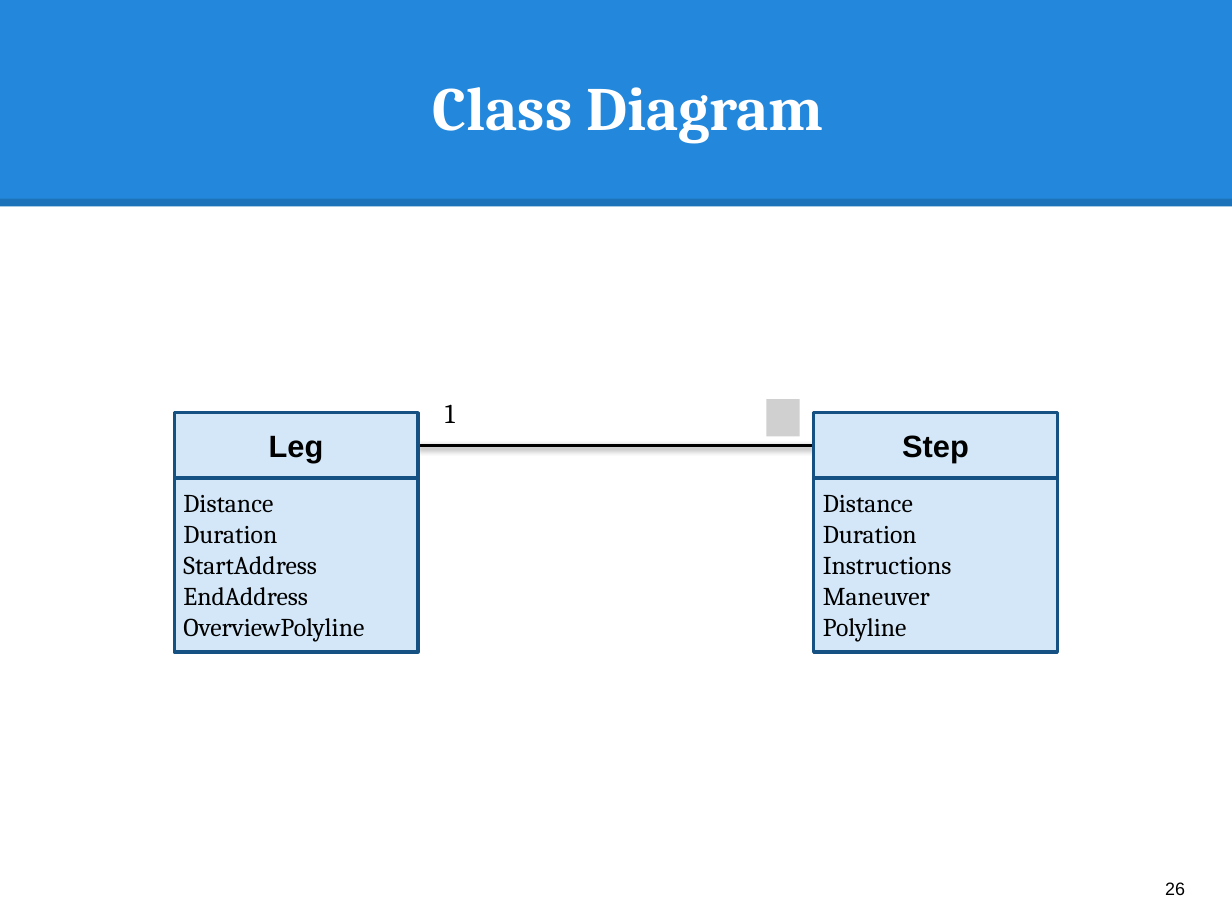
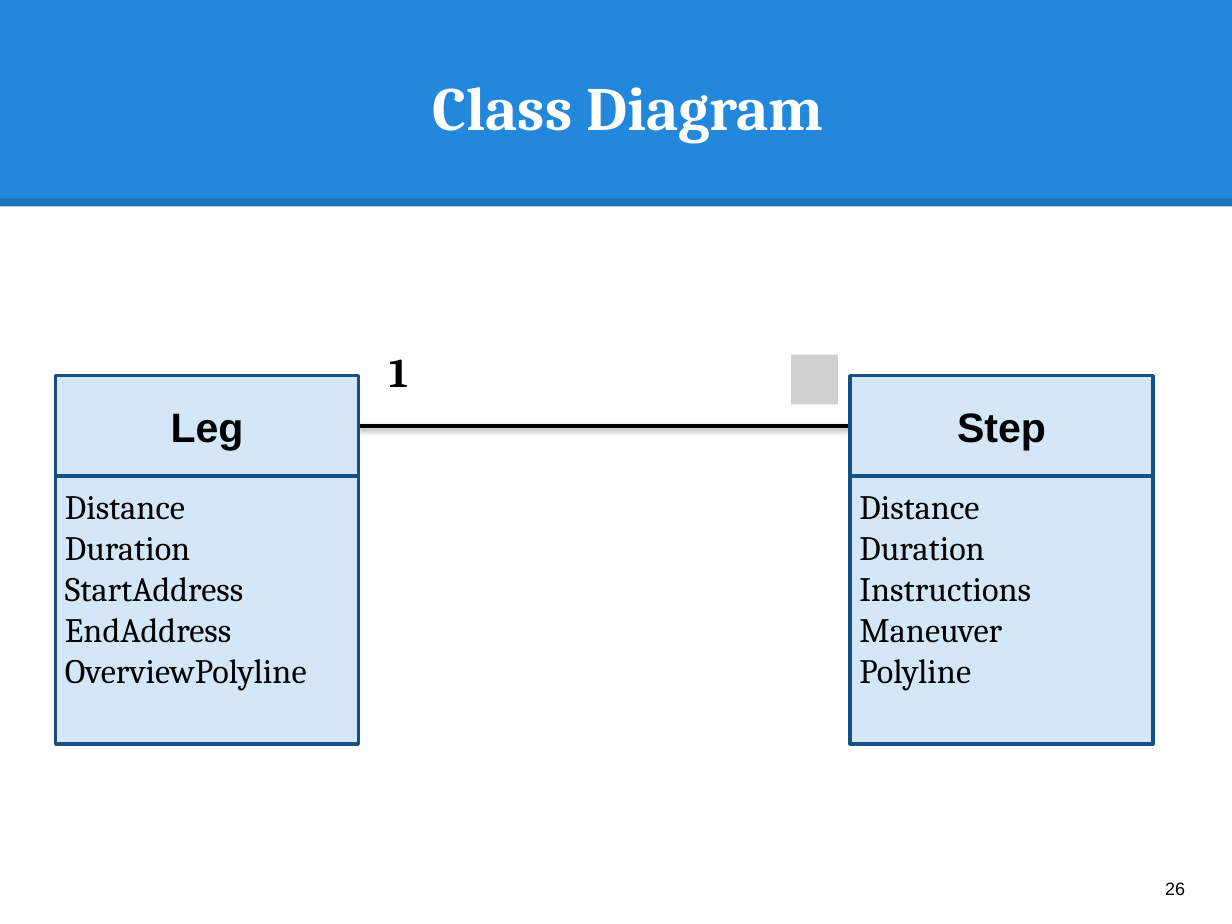
Before and after one commit to hqt/street-router, a slide deck: slide 26 of Document/presentation/search_motorbike.pptx. Drawn at 1232x924 pixels with LibreOffice and Linux fonts; fonts in the diff are those of the drawing; grey boxes stand for pictures. Boxes give left, top, right and bottom in pixels: in the first picture for what was removed or moved away, otherwise in the second. Text is boxed around its words. In the diff, an @@ line names an element or a change of style, - is before the commit and + after.

```diff
--- a/Document/presentation/search_motorbike.pptx
+++ b/Document/presentation/search_motorbike.pptx
@@ text "1": place and size @@
-text "1" at bbox=[445, 404, 455, 423]
+text "1" at bbox=[389, 359, 408, 387]
@@ text "1" at bbox=[389, 359, 408, 387]: size 16 to 24 pt, bold on @@
@@ picture added at bbox=[791, 355, 838, 404] @@
@@ rectangle "Leg" at bbox=[55, 376, 359, 476]: size 18 to 24 pt @@
@@ rectangle "Leg": place and size @@
-rectangle "Leg" at bbox=[174, 413, 418, 478]
+rectangle "Leg" at bbox=[55, 376, 359, 476]
@@ rectangle "Step": place and size @@
-rectangle "Step" at bbox=[813, 413, 1057, 478]
+rectangle "Step" at bbox=[850, 376, 1153, 476]
@@ rectangle "Step" at bbox=[850, 376, 1153, 476]: size 18 to 24 pt @@
@@ picture removed at bbox=[766, 399, 800, 436] @@
@@ line moved from (418, 446) - (813, 446) to (359, 426) - (850, 426) @@
@@ rectangle "Distance" at bbox=[55, 476, 359, 744]: size 15 to 20 pt @@
@@ rectangle "Distance": place and size @@
-rectangle "Distance" at bbox=[174, 478, 418, 652]
+rectangle "Distance" at bbox=[55, 476, 359, 744]
@@ rectangle "Distance": place and size @@
-rectangle "Distance" at bbox=[813, 478, 1057, 652]
+rectangle "Distance" at bbox=[850, 476, 1153, 744]
@@ rectangle "Distance" at bbox=[850, 476, 1153, 744]: size 15 to 20 pt @@
```
Also in this commit, not shown: 7 other slides changed, 1 other file.
